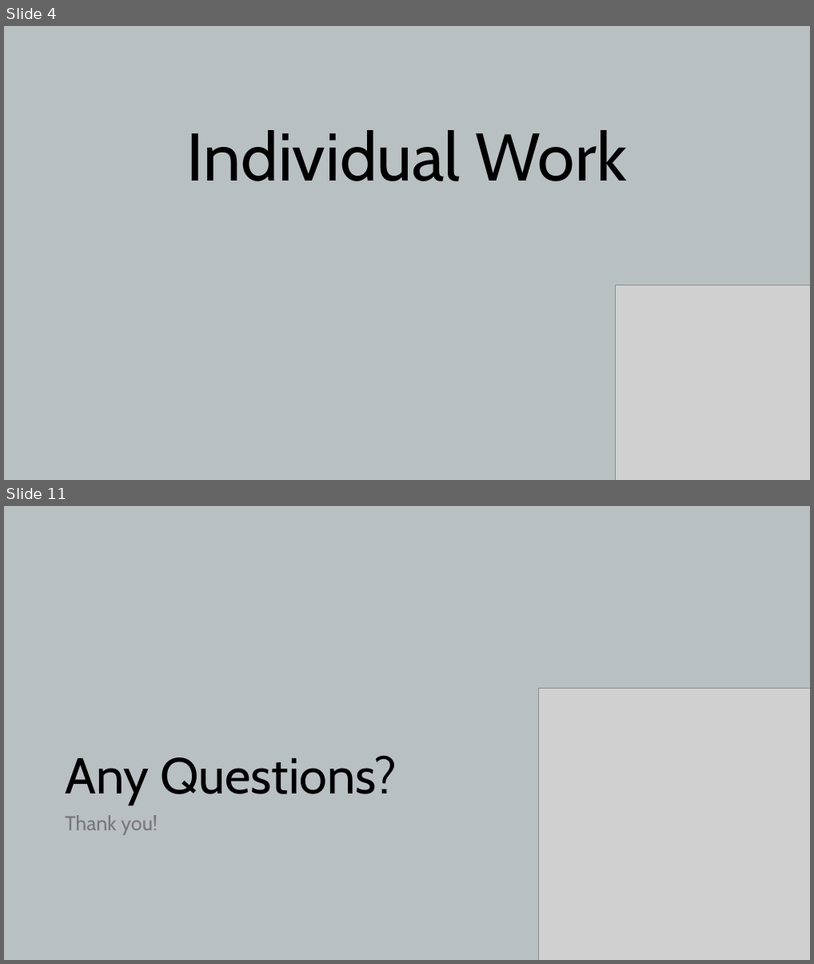
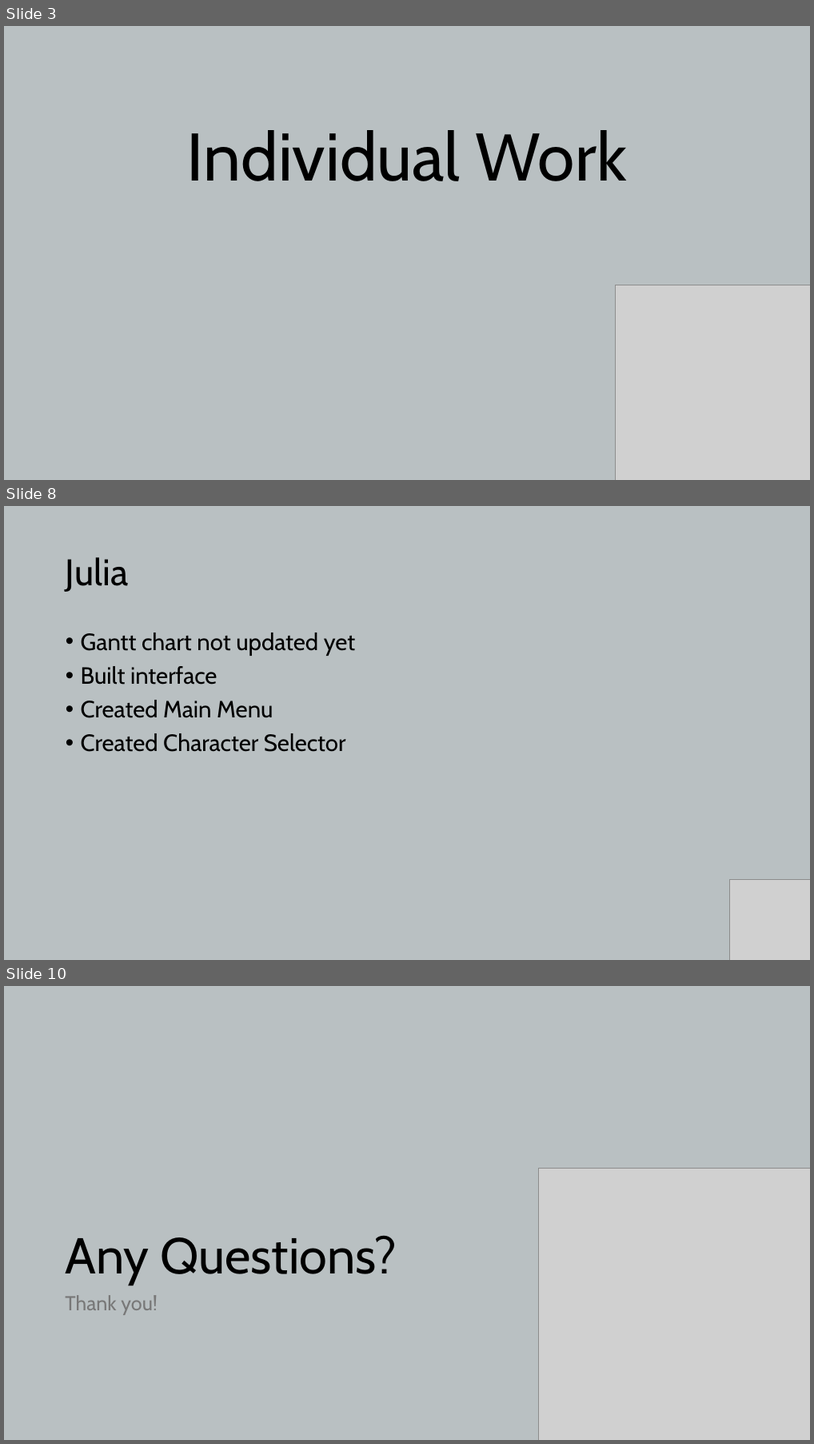
Before and after one commit to theIntethesis/Hero-Climb, a slide deck: docs/[TL2] Taran/TL2 Team Update.pptx. Shown one above the other, each under a label of ours: slides 4 and 11 before the commit, slides 3, 8 and 10 after it; the slides between them are not shown. The pictures are 814x964 and 814x1444 pixels, drawn with LibreOffice and Linux fonts; fonts in the diff are those of the drawing; grey boxes stand for pictures. Boxes give left, top, right and bottom in pixels: in the first picture for what was removed or moved away, otherwise in the second. Text is boxed around its words. In the diff, an @@ line names an element or a change of style, - is before the commit and + after.

```diff
--- a/docs/[TL2] Taran/TL2 Team Update.pptx
+++ b/docs/[TL2] Taran/TL2 Team Update.pptx
@@ slide 8 added at [4, 506, 810, 960], background #B9C0C2 @@
@@ title added at [66, 557, 128, 592], 44 pt, text #000000 @@
+Julia
@@ text added at [81, 632, 355, 752], 28 pt, text #000000 @@
+• Gantt chart not updated yet
+• Built interface
+• Created Main Menu
+• Created Character Selector
@@ picture added at [730, 880, 810, 960] @@
@@ what was slide 4 is now slide 3 @@
@@ what was slide 11 is now slide 10 @@
```
Also in this commit, not shown: 4 slides changed, 2 other slides added, 4 slides removed, 3 other files.
